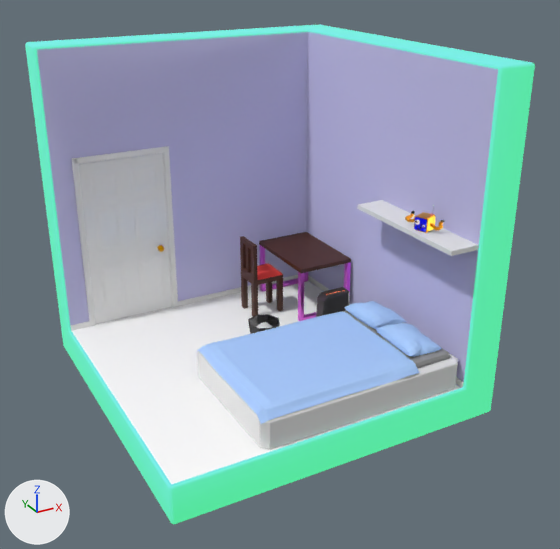
The glTF model build copy/glbs/CozyRoom_2.glb, before and after one commit.
One viewpoint serves both versions: a 50 mm lens placed at (-2.07, -4.14, 1.64), pointed at (0.19, -0.04, -0.41). Arrows for +X, +Y and +Z are at lower left; the lights stay in place. Where no turn or scale is listed for an object, it has been applied to the vertices. Vertices at the same position are counted once.
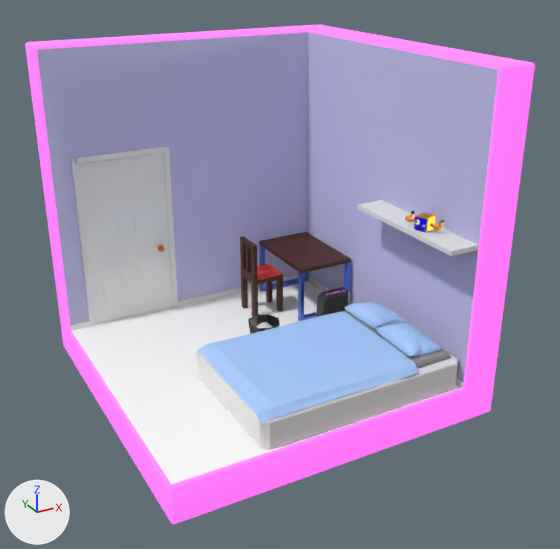
The edits, one by one:
Material 'Wall Background 2' (mat_wall_background_2) is new.
Its base color is (0.78, 0.18, 0.8) (pink #e576e7).
Its roughness is 1.0.
Its emission color is (0.735, 0.109, 0.628) (pink #df5dd0).
Its emission strength is 1.0.
Material 'Blue Metal' (mat_blue_metal) is new.
Its base color is (0.113, 0.224, 0.8) (blue #5e82e7).
Its metallic is 1.0.
Its roughness is 0.285.
me_cube_019 has 40 vertices, 76 faces and spans x -0.165..0.266, y -0.633..0.022, z -0.265..0.159.
me_cube_019 is used by ob_cube_019; location (0.714, 0.935, -0.734).
me_cube_019 part 1: all 64 faces that had it switch from mat_pink_metal (pink #e76de7) to mat_blue_metal (blue #5f82e7).
me_cube_026 has 255 vertices, 491 faces and spans x -1.0..1.26, y -1.0..1.26, z -1.26..1.0.
me_cube_026 is used by ob_cube_026; location (0.0, 0.0, 0.0).
me_cube_026 part 2: all 447 faces that had it switch from mat_wall_background_3_001 (blue #6f5ce7) to mat_wall_background_2 (pink #e576e7).

Where the change shows, as pixel boxes [x1, y1, x2, y2] in the pictures (560 x 549 px):
part 1 of me_cube_019, recoloured: [260, 245, 351, 321] in both
part 2 of me_cube_026, recoloured: [25, 24, 535, 524] in both
